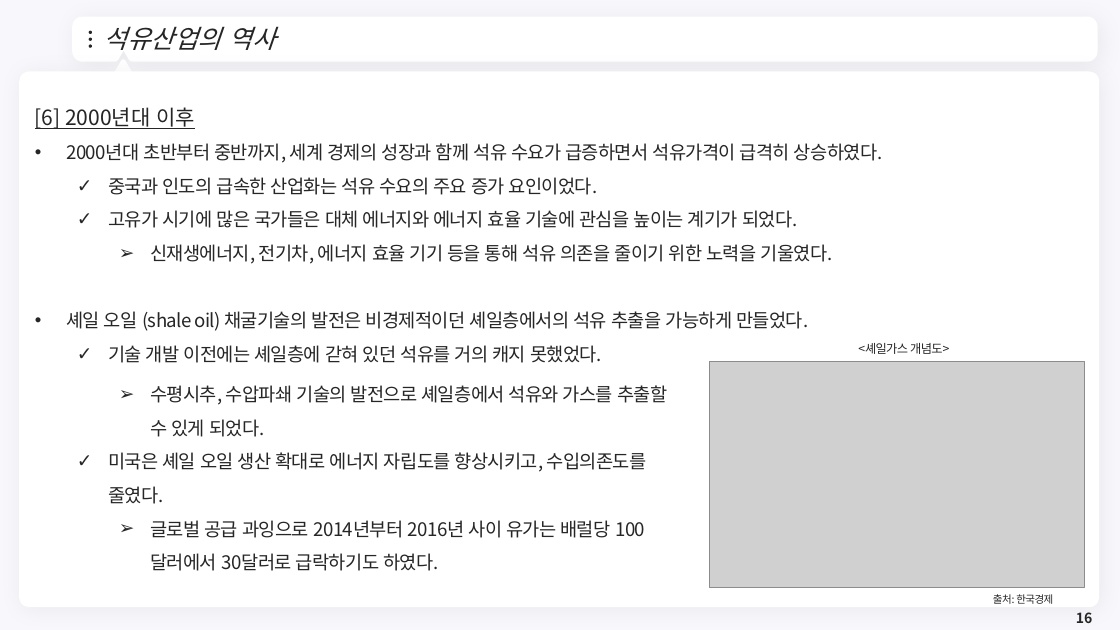
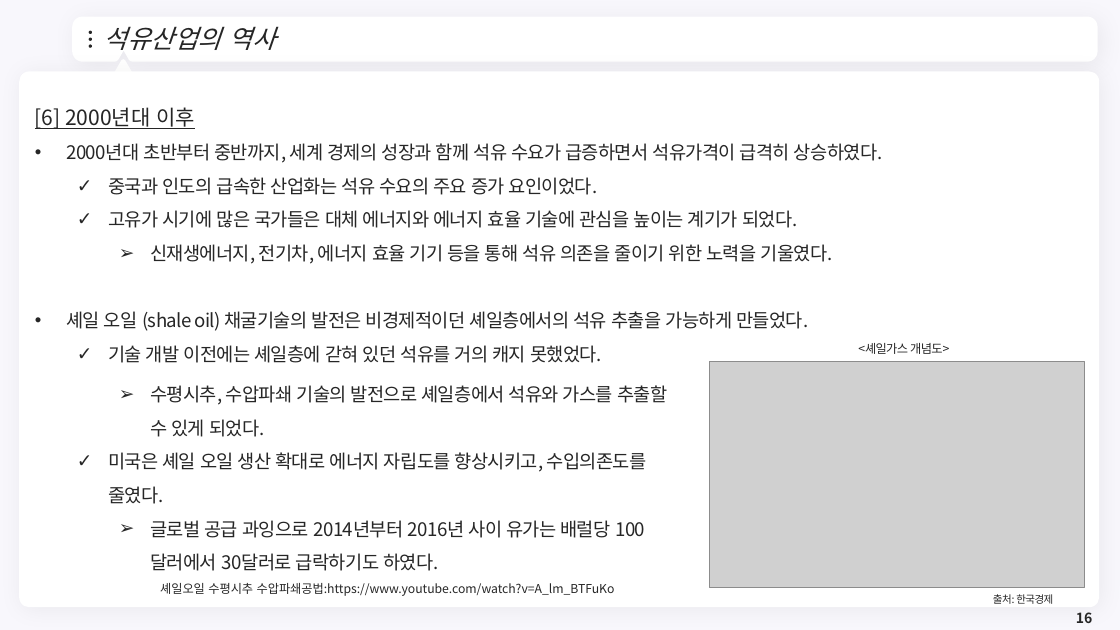
Before and after one commit to meandthey/Teaching, a slide deck: slide 16 of 에너지경제학/자원에너지경제학_Chapter_3 (석유).pptx. Drawn at 1120x630 pixels with LibreOffice and Linux fonts; fonts in the diff are those of the drawing; grey boxes stand for pictures; background and template pictures are left out. Boxes give left, top, right and bottom in pixels: in the first picture for what was removed or moved away, otherwise in the second. Text is boxed around its words. In the diff, an @@ line names an element or a change of style, - is before the commit and + after.

```diff
--- a/에너지경제학/자원에너지경제학_Chapter_3 (석유).pptx
+++ b/에너지경제학/자원에너지경제학_Chapter_3 (석유).pptx
@@ text added at (160,583,615,596), 10.5 pt, text #262626 @@
+셰일오일 수평시추 수압파쇄공법:https://www.youtube.com/watch?v=A_lm_BTFuKo
```
Also in this commit, not shown: 7 other slides changed, 3 slides added, 5 other files.
